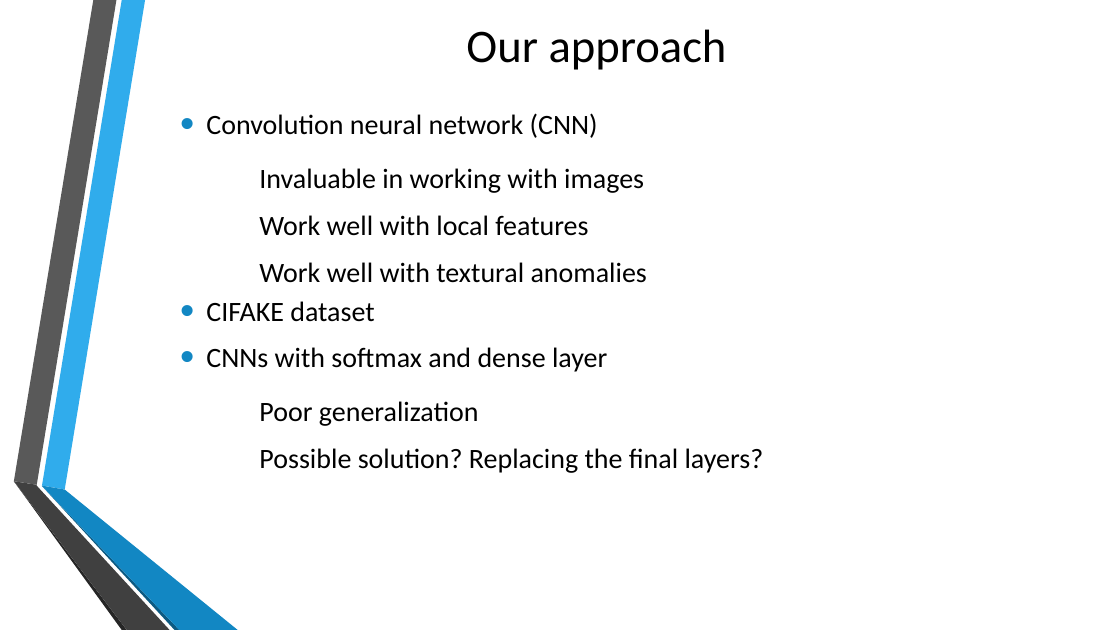
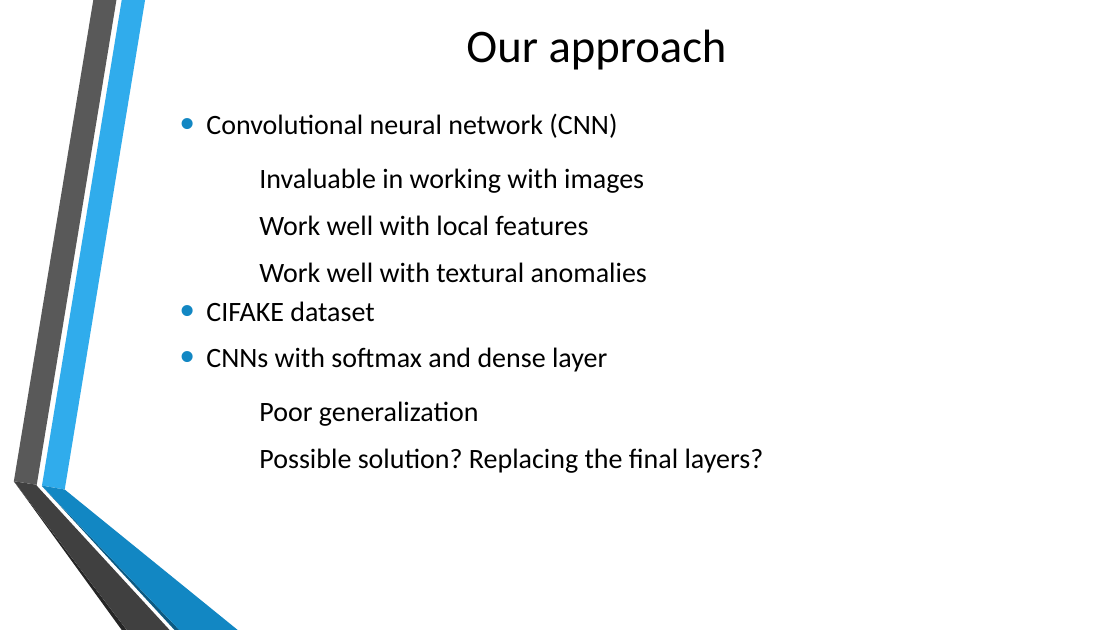
Before and after one commit to FrenkieL/NNProj, a slide deck: slide 5 of docu/prez/detection of ai generatoed images.odp. Drawn at 1120x630 pixels with LibreOffice and Linux fonts; fonts in the diff are those of the drawing; background and template pictures are left out. Boxes give left, top, right and bottom in pixels: in the first picture for what was removed or moved away, otherwise in the second. Text is boxed around its words. In the diff, an @@ line names an element or a change of style, - is before the commit and + after.

```diff
--- a/docu/prez/detection of ai generatoed images.odp
+++ b/docu/prez/detection of ai generatoed images.odp
@@ text at (206, 113, 617, 138): text changed @@
-• Convolution neural network (CNN)
+• Convolutional neural network (CNN)
```
Also in this commit, not shown: 1 other slide changed, 1 slide added, 1 slide removed, 3 other files.
